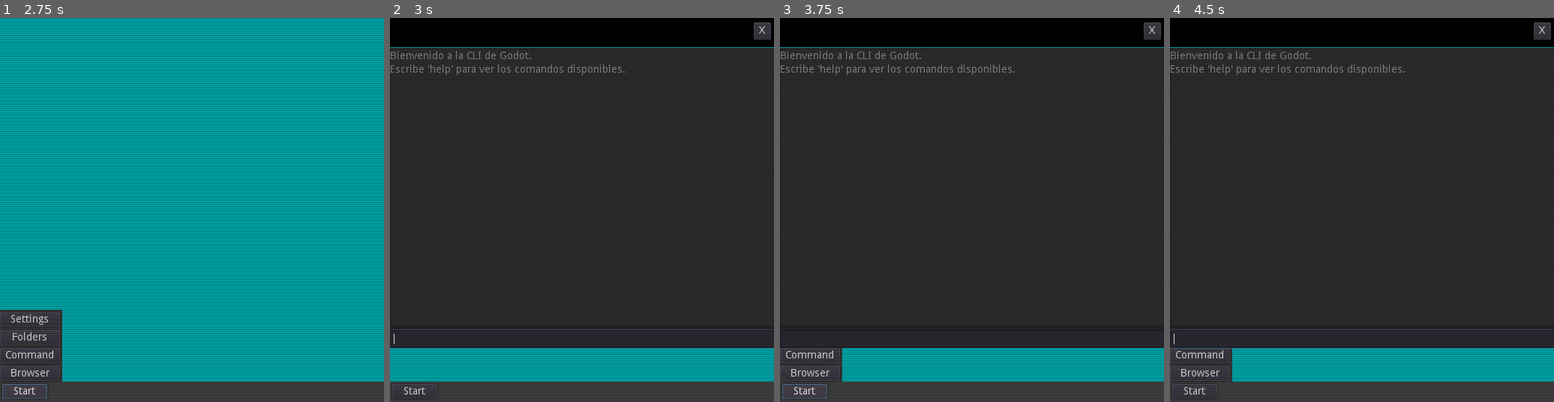
Above: before the commit, frames 1-4 (left to right).
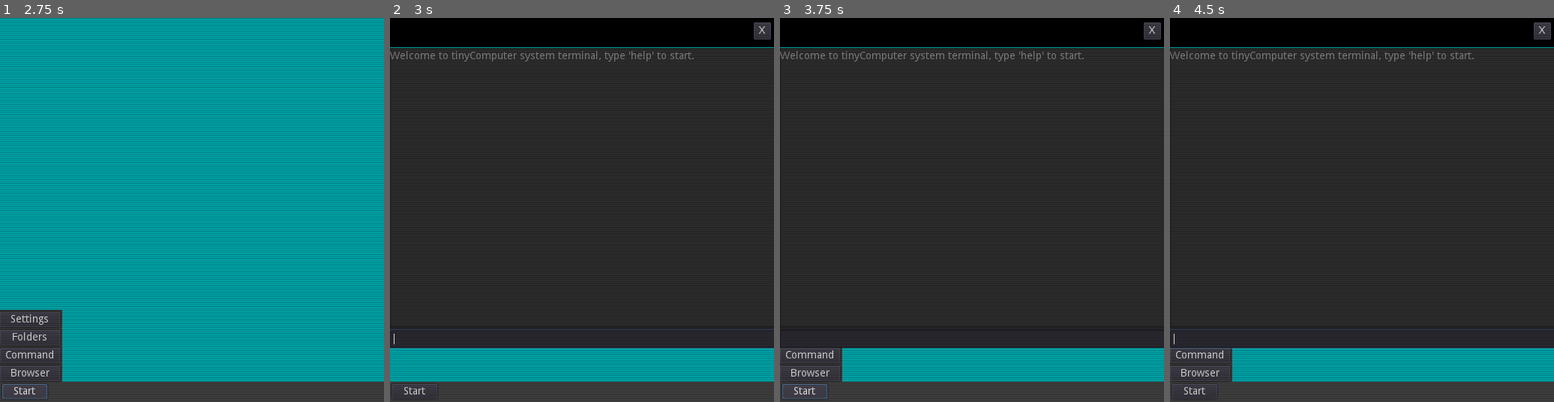
Above: after the commit, the same moments.

Repository: soykhaler/tinyComputer
Game: Godot game, scene res://main.tscn
Same seed, same stepped clock (60 frames per second), same inputs: the game is played once before the commit and once after it.
Inputs:
- Up to frame 1 (2.75 s): click "Start" at 0.5 s; click "Browser" at 1.25 s; click "Start" at 2 s
- Up to frame 2 (3 s): click "Command" at 2.75 s
- Up to frame 3 (3.75 s): click "Start" at 3.5 s
- Up to frame 4 (4.5 s): click "Folders" at 4.25 s

Frame 1 is identical in both runs. In frame 2, 0.9% of the frame differs, in the area x 0-80%, y 8-15%; in frame 3, 0.9%; in frame 4, 0.9%.

Commit message:
core added for make a simply way to call message and window

Diff:
--- a/cmd.gd
+++ b/cmd.gd
@@ -1,62 +1,46 @@
 extends Control
-
-# Variables para los nodos de salida e ingreso
 var output_text : TextEdit
 var input_line  : LineEdit
-
 func _ready():
-	# Creamos un Panel que servirá de contenedor para la CLI
 	var panel = Panel.new()
 	panel.rect_min_size = Vector2(600, 400)
 	panel.rect_position = Vector2(0, 0)
 	add_child(panel)
-
-	# Creamos un VBoxContainer para organizar los elementos verticalmente
 	var vbox = VBoxContainer.new()
 	vbox.rect_min_size = panel.rect_min_size
 	vbox.anchor_right = 1.0
 	vbox.anchor_bottom = 1.0
 	panel.add_child(vbox)
-
-	# Creamos el TextEdit para mostrar la salida de la CLI
 	output_text = TextEdit.new()
 	output_text.readonly = true
 	output_text.size_flags_vertical = Control.SIZE_EXPAND_FILL
-	# Usamos rect_min_size en lugar de custom_minimum_size para establecer el tamaño mínimo
 	output_text.rect_min_size = Vector2(0, 300)
 	vbox.add_child(output_text)
-
-	# Creamos el LineEdit para la entrada de comandos
 	input_line = LineEdit.new()
 	input_line.size_flags_vertical = Control.SIZE_FILL
 	input_line.connect("text_entered", self, "_on_input_line_entered")
 	vbox.add_child(input_line)
-
-	# Mensaje de bienvenida
-	output_text.text = "Bienvenido a la CLI de Godot.\nEscribe 'help' para ver los comandos disponibles.\n\n"
+	output_text.text = "Welcome to tinyComputer system terminal, type 'help' to start.\n\n"
 	input_line.grab_focus()
-
-
-# Se ejecuta cuando el usuario ingresa un comando y presiona Enter
 func _on_input_line_entered(command: String) -> void:
 	output_text.text += "> " + command + "\n"
 	_process_command(command)
 	input_line.text = ""
 	output_text.cursor_set_line(output_text.get_line_count())
-
-
-# Función que procesa los comandos ingresados
 func _process_command(command: String) -> void:
 	var cmd = command.strip_edges()
 	var lower_cmd = cmd.to_lower()
-
 	match lower_cmd:
+		"window":
+			core.CreateWindow()
+			core.showMessage("mipup")
 		"help":
-			output_text.text += "Comandos disponibles:\n"
+			output_text.text += "Commands:\n"
 			output_text.text += "  help       - Show this message\n"
-			output_text.text += "  clear      - C\n"
-			output_text.text += "  echo [txt] - Muestra el texto que ingreses\n"
-			output_text.text += "  exit       - Cierra la aplicación\n"
+			output_text.text += "  clear      - Clear terminal\n"
+			output_text.text += "  echo  - Print text on terminal\n"
+			output_text.text += "  exit       - Close this window\n"
+			output_text.text += " window   - show a simple alert window\n"
 		"clear":
 			output_text.text = ""
 		"exit":
@@ -66,7 +50,11 @@
 			if lower_cmd.begins_with("echo "):
 				var text_to_echo = command.substr(5, command.length() - 5)
 				output_text.text += text_to_echo + "\n"
+			elif lower_cmd.begins_with("window "):
+				var text_to_echo = command.substr(6, command.length() - 6)
+				core.showMessage(text_to_echo)
+				core.CreateWindow()
 			else:
-				output_text.text += "Comando desconocido: " + command + "\n"
+				output_text.text += "Unknown Command: " + command + "\n"
 func Close():
 	queue_free()
--- /dev/null
+++ b/core.gd
@@ -0,0 +1,9 @@
+extends Node
+var window = AcceptDialog.new()
+func CreateWindow():
+	get_tree().get_root().add_child(window)
+	window.popup_centered()
+func _ready():
+	pass
+func showMessage(message: String) -> void:
+	window.dialog_text = message
--- a/main.gd
+++ b/main.gd
@@ -1,4 +1,7 @@
 extends Control
+func showMessage(message: String) -> void:
+	$AcceptDialog.dialog_text = message
+	$AcceptDialog.popup()
 func _ready():
 	showMessage("System Loaded Successful")
 	HideStartMenu()
@@ -29,8 +32,5 @@
 	$AcceptDialog.popup()
 	showMessage("Available very soon")
 	$beep.play()
-func showMessage(message: String) -> void:
-	$AcceptDialog.dialog_text = message
-	$AcceptDialog.popup()
 func HideStartMenu():
 	$StartMenu.visible = false;
--- a/main.tscn
+++ b/main.tscn
@@ -49,17 +49,6 @@
 margin_bottom = 508.0
 text = "Start"
 
-[node name="AcceptDialog" type="AcceptDialog" parent="."]
-visible = true
-margin_left = 164.0
-margin_top = 196.0
-margin_right = 354.0
-margin_bottom = 308.0
-window_title = "LOAD"
-resizable = true
-dialog_text = "El sistema ha sido
-cargado correctamente"
-
 [node name="StartMenu" type="Control" parent="."]
 margin_right = 40.0
 margin_bottom = 40.0
@@ -99,6 +88,14 @@
 volume_db = -5.243
 pitch_scale = 0.93
 
+[node name="AcceptDialog" type="AcceptDialog" parent="."]
+margin_left = 164.0
+margin_top = 196.0
+margin_right = 354.0
+margin_bottom = 308.0
+window_title = "LOAD"
+resizable = true
+
 [connection signal="pressed" from="Button" to="." method="_on_Button_pressed"]
 [connection signal="pressed" from="StartMenu/Browser" to="." method="_on_Browser_pressed"]
 [connection signal="pressed" from="StartMenu/Command" to="." method="_on_Command_pressed"]
--- a/project.godot
+++ b/project.godot
@@ -13,6 +13,10 @@
 config/name="tinyComputer"
 run/main_scene="res://main.tscn"
 config/icon="res://icon.png"
+
+[autoload]
+
+core="*res://core.gd"
 
 [display]
 
